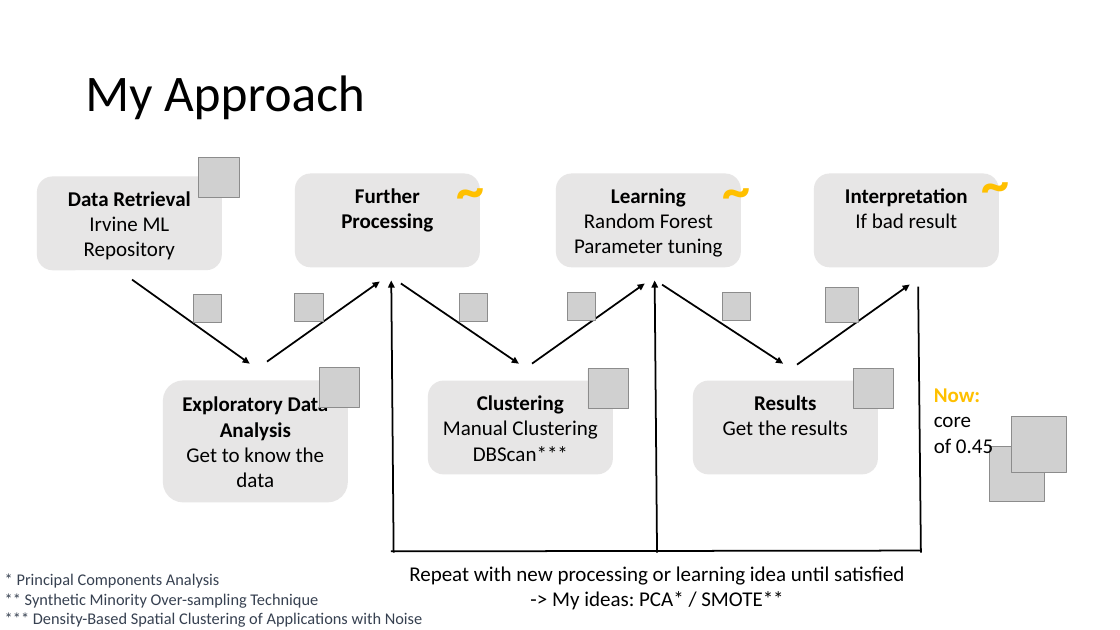
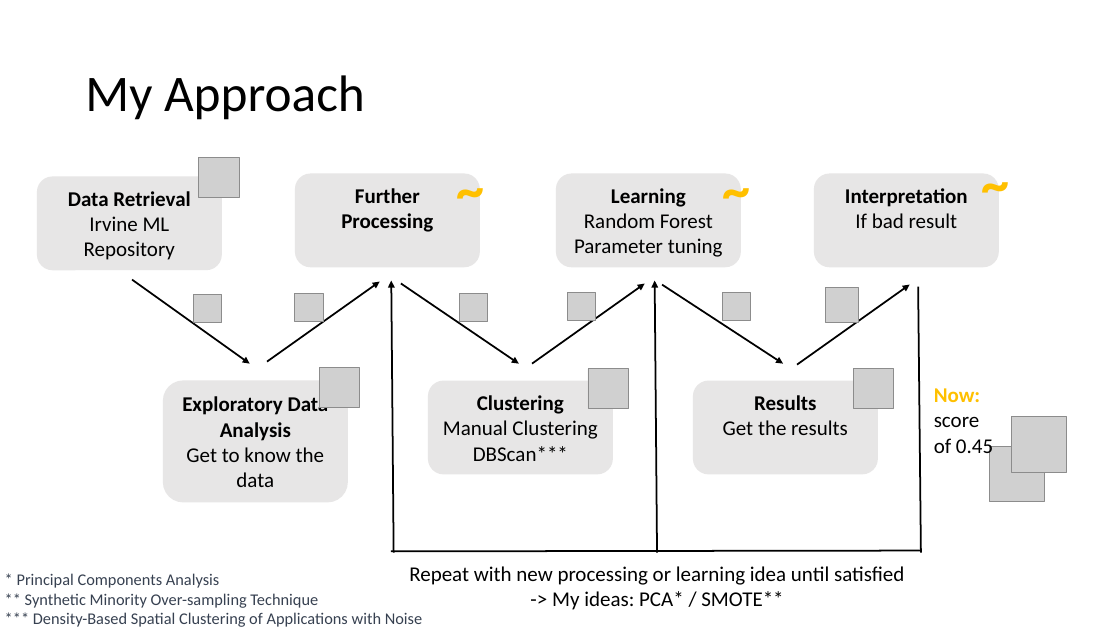
Before and after one commit to widmerc/GEO871, a slide deck: slide 6 of Präsentation_Origin_Music.pptx. Drawn at 1120x630 pixels with LibreOffice and Linux fonts; fonts in the diff are those of the drawing; grey boxes stand for pictures. Boxes give left, top, right and bottom in pixels: in the first picture for what was removed or moved away, otherwise in the second. Text is boxed around its words. In the diff, an @@ line names an element or a change of style, - is before the commit and + after.

```diff
--- a/Präsentation_Origin_Music.pptx
+++ b/Präsentation_Origin_Music.pptx
@@ text at [934, 416, 993, 459]: text changed @@
-core of 0.45
+score of 0.45
```
Also in this commit, not shown: 2 other slides changed, 1 other file.
